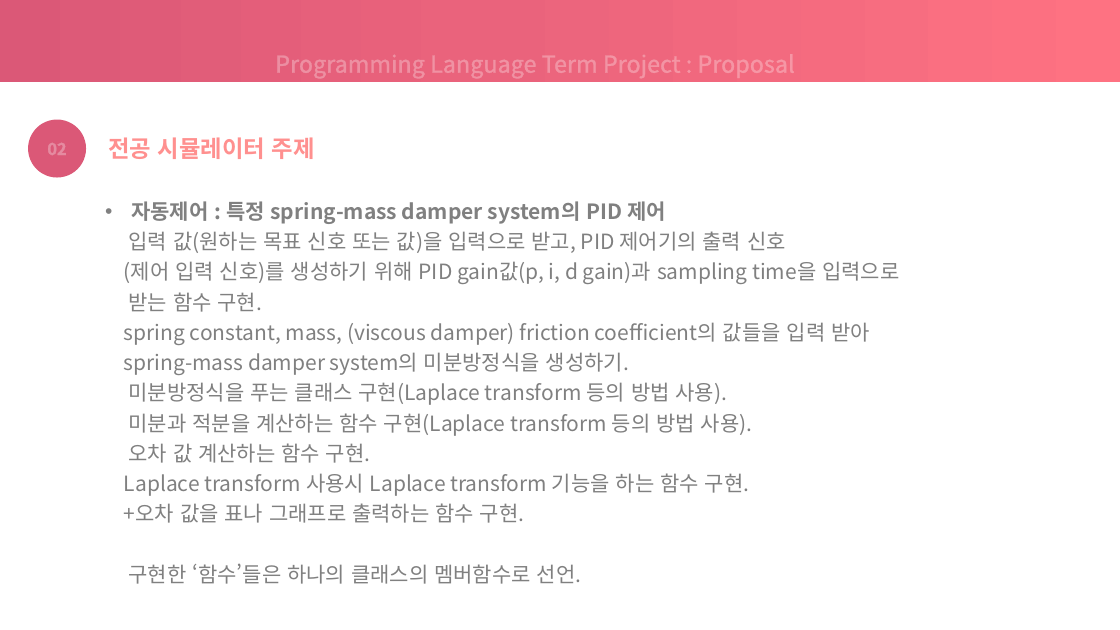
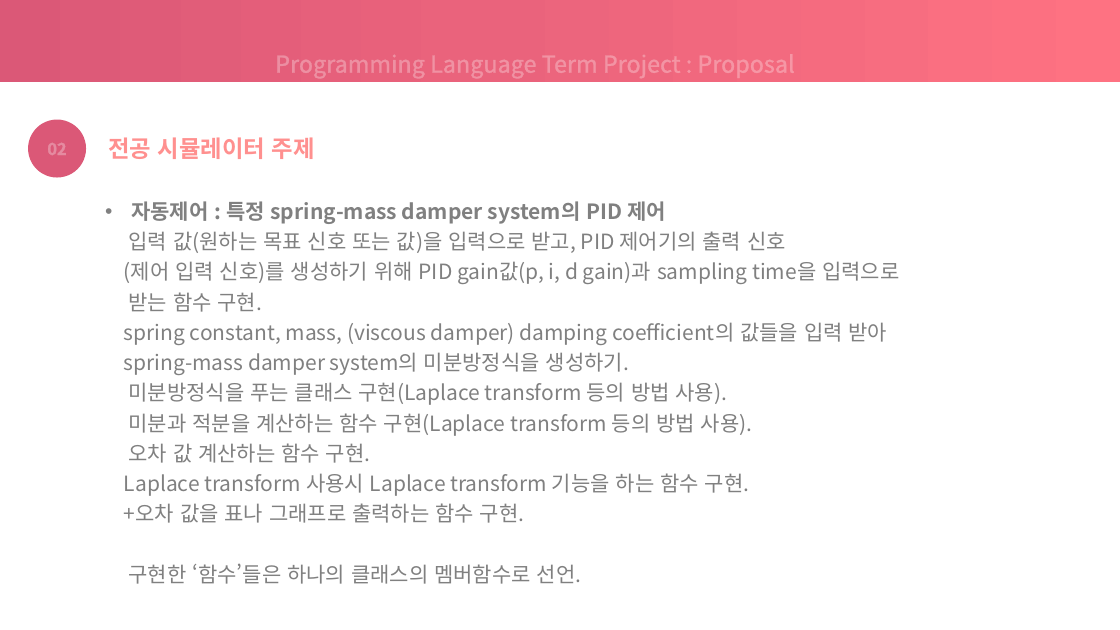
Before and after one commit to choeunyoung0208/silverzerowaterkite, a slide deck: slide 4 of 200605/Term project proposal - 21812009 조은영.pptx. Drawn at 1120x630 pixels with LibreOffice and Linux fonts; fonts in the diff are those of the drawing. Boxes give left, top, right and bottom in pixels: in the first picture for what was removed or moved away, otherwise in the second. Text is boxed around its words. In the diff, an @@ line names an element or a change of style, - is before the commit and + after.

```diff
--- a/200605/Term project proposal - 21812009 조은영.pptx
+++ b/200605/Term project proposal - 21812009 조은영.pptx
@@ text at (124,322,888,345): text changed @@
-spring constant, mass, (viscous damper) friction coefficient의 값들을 입력 받아
+spring constant, mass, (viscous damper) damping coefficient의 값들을 입력 받아
```
Also in this commit, not shown: 1 other slide changed, 3 other files.
